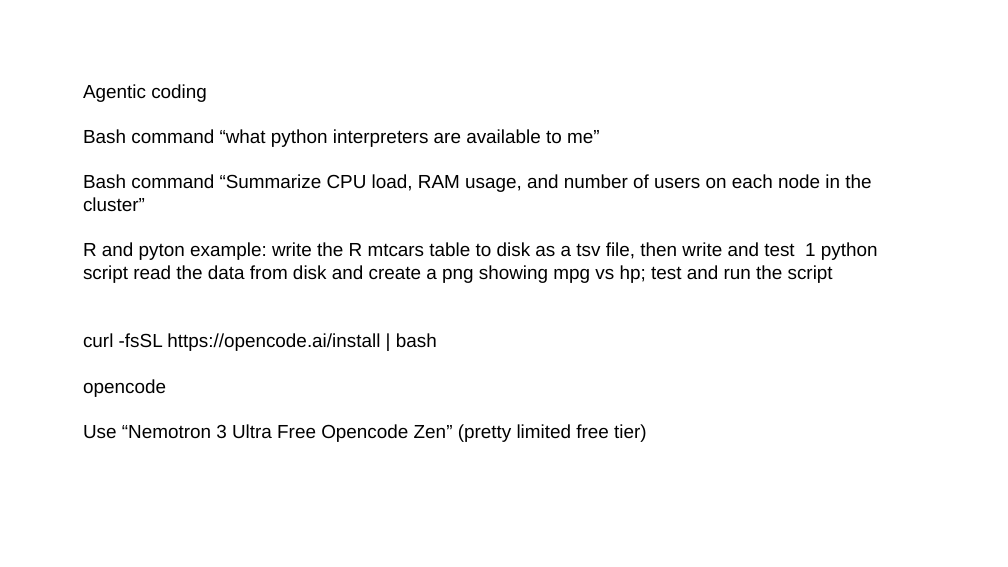
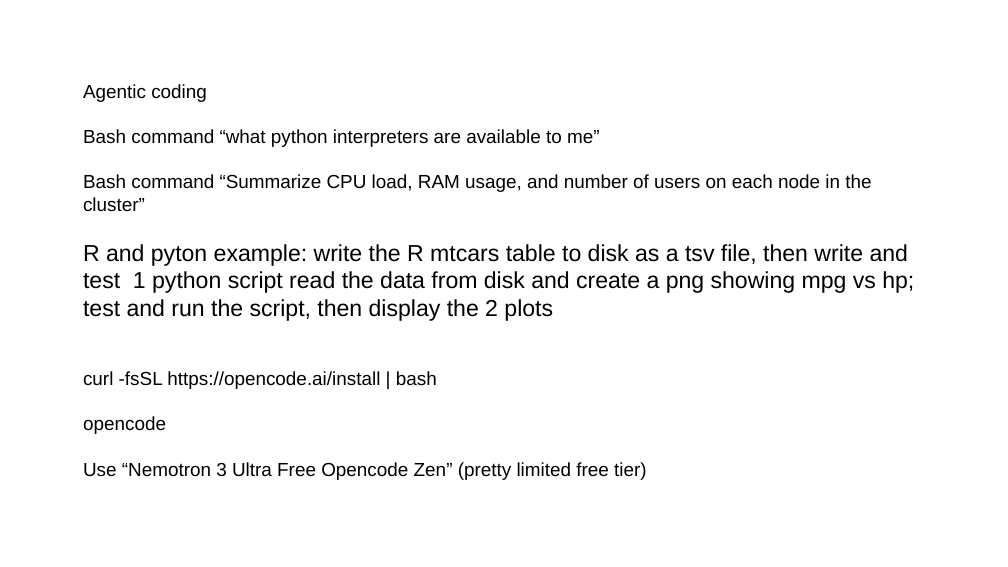
Before and after one commit to steverozen/handouts2026, a slide deck: slide 25 of Steve_Rozen_bioinformatics-on-ramp_2026_08_03.pptx. Drawn at 1008x567 pixels with LibreOffice and Linux fonts; fonts in the diff are those of the drawing. Boxes give left, top, right and bottom in pixels: in the first picture for what was removed or moved away, otherwise in the second. Text is boxed around its words. In the diff, an @@ line names an element or a change of style, - is before the commit and + after.

```diff
--- a/Steve_Rozen_bioinformatics-on-ramp_2026_08_03.pptx
+++ b/Steve_Rozen_bioinformatics-on-ramp_2026_08_03.pptx
@@ text at box(83, 244, 914, 321): text changed; size 18 to 22 pt @@
-R and pyton example: write the R mtcars table to disk as a tsv file, then write and test 1 python script read the data from disk and create a png showing mpg vs hp; test and run the script
+R and pyton example: write the R mtcars table to disk as a tsv file, then write and test 1 python script read the data from disk and create a png showing mpg vs hp; test and run the script, then display the 2 plots
```
Also in this commit, not shown: 1 other slide changed, 1 other file.
